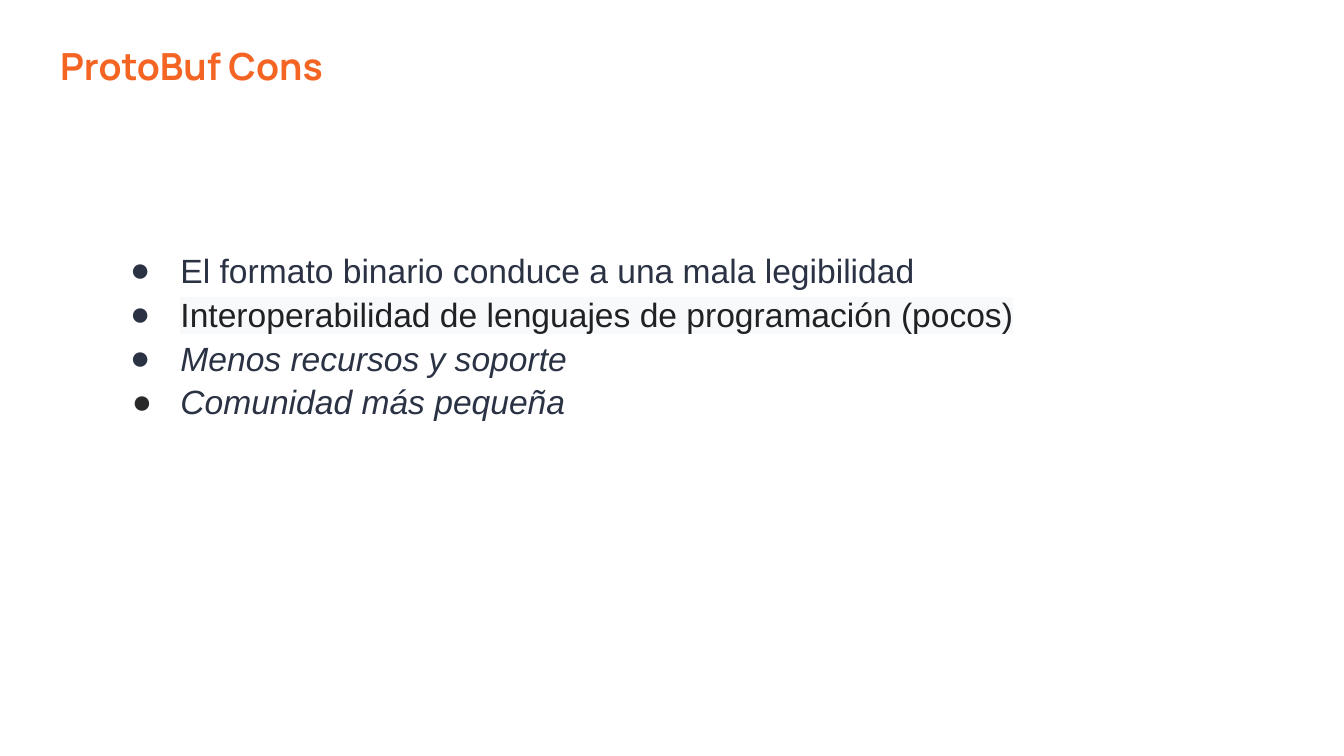
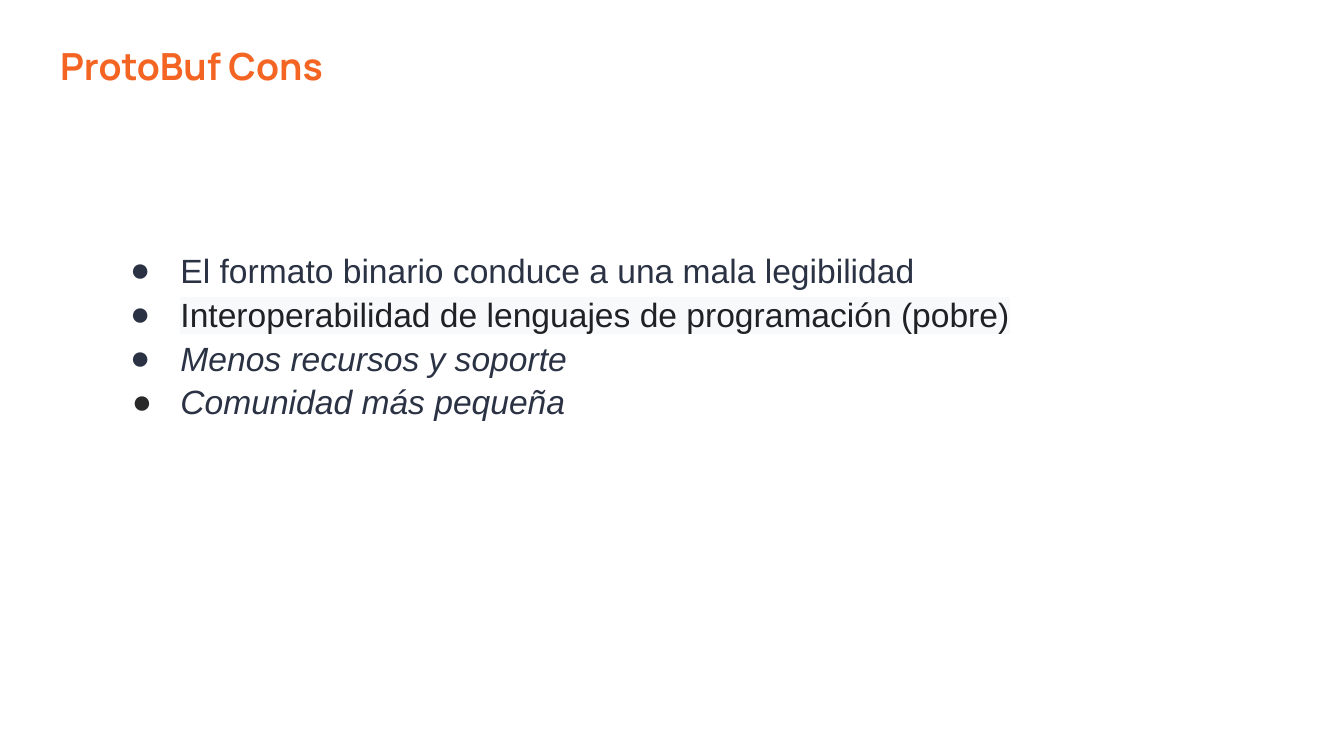
Before and after one commit to vass-engineering/102-spring-kafka-registry, a slide deck: slide 13 of docs/Kafka-GobernanzaDeEsquema.pptx. Drawn at 1344x756 pixels with LibreOffice and Linux fonts; fonts in the diff are those of the drawing. Boxes give left, top, right and bottom in pixels: in the first picture for what was removed or moved away, otherwise in the second. Text is boxed around its words. In the diff, an @@ line names an element or a change of style, - is before the commit and + after.

Commit message:
update slides

```diff
--- a/docs/Kafka-GobernanzaDeEsquema.pptx
+++ b/docs/Kafka-GobernanzaDeEsquema.pptx
@@ text at (180,302,1009,333): text changed @@
-● Interoperabilidad de lenguajes de programación (pocos)
+● Interoperabilidad de lenguajes de programación (pobre)
```
Also in this commit, not shown: 1 other slide changed.
